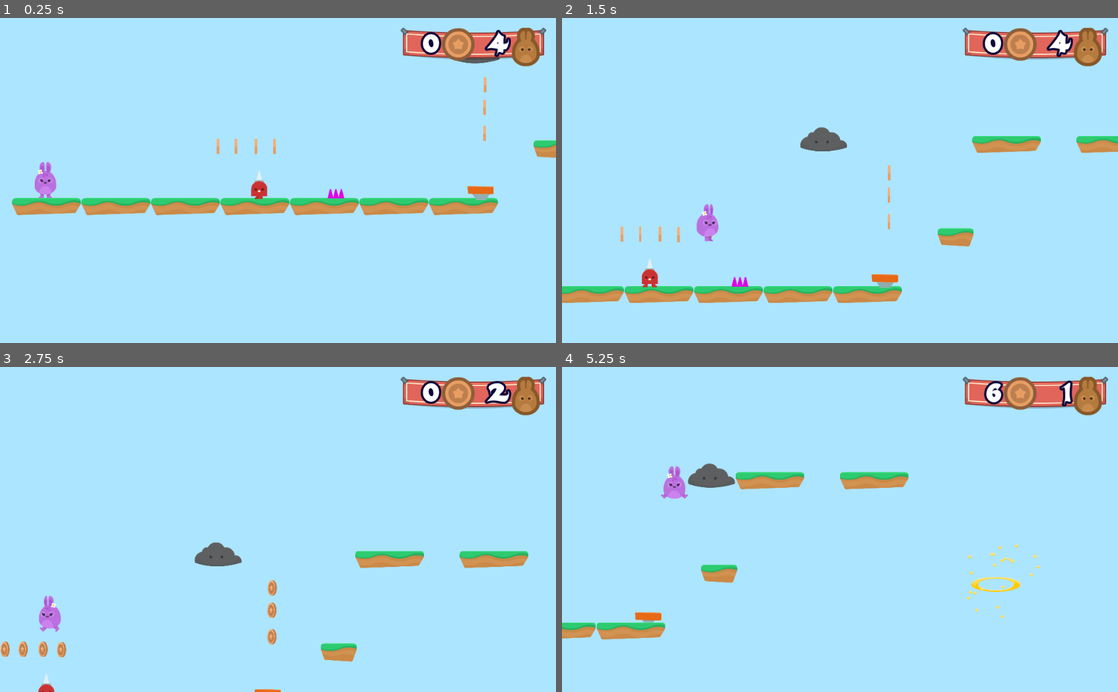
Above: before the commit, frames 1-4 (two rows, left to right).
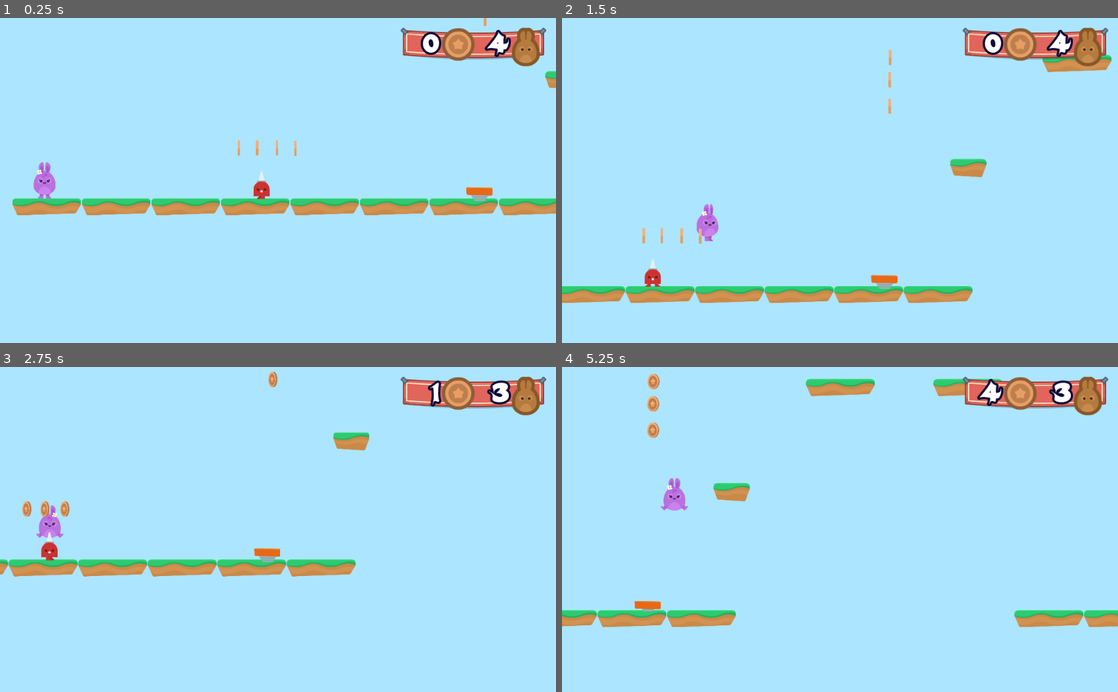
Above: after the commit, the same moments.

Repository: rtaibah/bunny-hop
Game: Godot game, scene res://Levels/Level1.tscn
Two runs of this game, one before a commit and one after it. Both use one fixed random seed, a clock stepped at 60 frames per second and the inputs below.
Inputs:
- Up to frame 1 (0.25 s): no input
- Up to frame 2 (1.5 s): hold D (right) from 0.53 s (still down); tap W (jump) at 0.77 s
- Up to frame 3 (2.75 s): tap W (jump) at 1.52 s; release D (right) at 2.03 s; hold A (left) from 2.03 s (still down)
- Up to frame 4 (5.25 s): release A (left) at 2.78 s; hold D (right) 2.78-4.28 s; tap W (jump) at 3.02, 3.77, 4.52 s; hold A (left) 4.28-5.03 s; hold D (right) from 5.03 s (still down)

The runs differ from the first frame. In frame 1, 2.1% of the frame differs, in the area x 2-100%, y 0-61%; in frame 2, 3.9%; in frame 3, 7.3%; in frame 4, 7.6%, in the area x 0-100%, y 2-84%.

Commit message:
Starting to build level 1

Diff:
--- a/Items/Portal.gd
+++ b/Items/Portal.gd
@@ -1,5 +1,4 @@
 extends Node2D
-
 
 
 func _on_Area2D_body_entered(body):
--- a/Levels/Level1.tscn
+++ b/Levels/Level1.tscn
@@ -1,23 +1,20 @@
-[gd_scene load_steps=12 format=2]
+[gd_scene load_steps=9 format=2]
 
 [ext_resource path="res://Player/Player.tscn" type="PackedScene" id=1]
 [ext_resource path="res://Levels/Tileset.tres" type="TileSet" id=2]
-[ext_resource path="res://Hazards/SpikesTop.tscn" type="PackedScene" id=3]
 [ext_resource path="res://SFX/Chiptune_Adventures_1.ogg" type="AudioStream" id=4]
 [ext_resource path="res://Items/JumpPad.tscn" type="PackedScene" id=5]
 [ext_resource path="res://Levels/GameState.gd" type="Script" id=6]
 [ext_resource path="res://GUI/GUI.tscn" type="PackedScene" id=7]
 [ext_resource path="res://Items/Coin.tscn" type="PackedScene" id=8]
 [ext_resource path="res://NPCs/Spikeman.tscn" type="PackedScene" id=9]
-[ext_resource path="res://NPCs/Cloud.tscn" type="PackedScene" id=10]
-[ext_resource path="res://Items/Portal.tscn" type="PackedScene" id=11]
 
 [node name="Level1" type="Node2D"]
 position = Vector2( -1697.06, -203.646 )
 script = ExtResource( 6 )
 
 [node name="Player" parent="." instance=ExtResource( 1 )]
-position = Vector2( 1842.13, 1203.23 )
+position = Vector2( 1836.47, 1836.8 )
 collision_mask = 6
 
 [node name="TileMap" type="TileMap" parent="."]
@@ -25,29 +22,23 @@
 tile_set = ExtResource( 2 )
 collision_layer = 2
 format = 1
-tile_data = PoolIntArray( 262191, 2, 0, 262200, 2, 0, 786476, 3, 0, 1179647, 2, 0, 1114117, 2, 0, 1114123, 2, 0, 1114129, 2, 0, 1114135, 2, 0, 1114141, 2, 0, 1114147, 2, 0 )
-
-[node name="Portal" parent="TileMap" instance=ExtResource( 11 )]
-position = Vector2( 4446.29, 876.812 )
+tile_data = PoolIntArray( 458805, 2, 0, 458816, 2, 0, 1048621, 3, 0, 1376336, 2, 0, 1376342, 2, 0, 1835007, 2, 0, 1769477, 2, 0, 1769483, 2, 0, 1769489, 2, 0, 1769495, 2, 0, 1769501, 2, 0, 1769507, 2, 0, 1769513, 2, 0, 1769543, 2, 0, 1769549, 2, 0, 1769555, 2, 0, 1769561, 2, 0, 1769567, 2, 0 )
 
 [node name="Hazards" type="Node" parent="."]
-
-[node name="SpikesTop" parent="Hazards" instance=ExtResource( 3 )]
-position = Vector2( 1750, 1064 )
 
 [node name="Coins" type="Node" parent="."]
 
 [node name="Coin" parent="Coins" instance=ExtResource( 8 )]
-position = Vector2( 1098, 801.2 )
+position = Vector2( 1212.83, 1449.48 )
 
 [node name="Coin2" parent="Coins" instance=ExtResource( 8 )]
-position = Vector2( 1198, 801.2 )
+position = Vector2( 1312.83, 1449.48 )
 
 [node name="Coin3" parent="Coins" instance=ExtResource( 8 )]
-position = Vector2( 1308, 801.2 )
+position = Vector2( 1422.83, 1449.48 )
 
 [node name="Coin4" parent="Coins" instance=ExtResource( 8 )]
-position = Vector2( 1410, 803.2 )
+position = Vector2( 1524.83, 1451.48 )
 
 [node name="Coin10" parent="Coins" instance=ExtResource( 8 )]
 position = Vector2( 2574, 461.2 )
@@ -61,7 +52,7 @@
 [node name="JumpPads" type="Node" parent="."]
 
 [node name="JumpPad" parent="JumpPads" instance=ExtResource( 5 )]
-position = Vector2( 2549.43, 1059.39 )
+position = Vector2( 2540.95, 1704.27 )
 
 [node name="BGM" type="AudioStreamPlayer" parent="."]
 stream = ExtResource( 4 )
@@ -73,7 +64,4 @@
 [node name="NPCs" type="Node" parent="."]
 
 [node name="Spikeman" parent="NPCs" instance=ExtResource( 9 )]
-position = Vector2( 1351.2, 1015.2 )
-
-[node name="Cloud" parent="NPCs" instance=ExtResource( 10 )]
-position = Vector2( 2587.49, 274.906 )
+position = Vector2( 1362.51, 1654.42 )
--- a/NPCs/Lightning.gd
+++ b/NPCs/Lightning.gd
@@ -14,7 +14,6 @@
 
 func manage_collision():
 	var collider = $Area2D.get_overlapping_bodies()
-	print(collider)
 
 	for object in collider:
 		if object.name == "Player":
--- a/Player/Player.gd
+++ b/Player/Player.gd
@@ -61,7 +61,6 @@
 
 
 func boost():
-	print("I am running")
 	motion.y -= 1
 	yield(get_tree(), "idle_frame")
 	motion.y -= JUMP_SPEED * BOOST_MULTIPLIER
--- a/project.godot
+++ b/project.godot
@@ -47,4 +47,5 @@
 
 [rendering]
 
+threads/thread_model=2
 environment/default_environment="res://default_env.tres"
